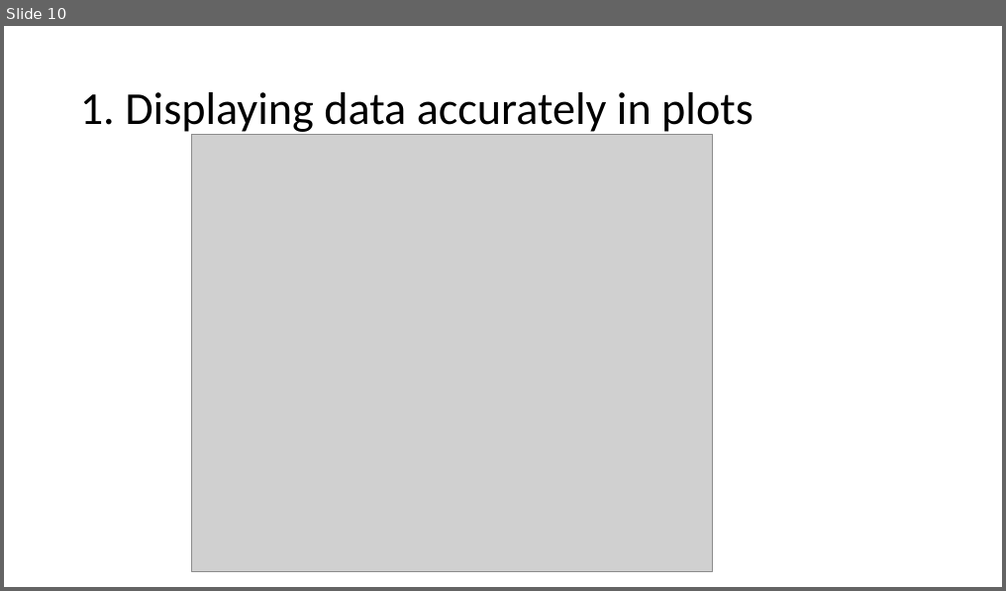
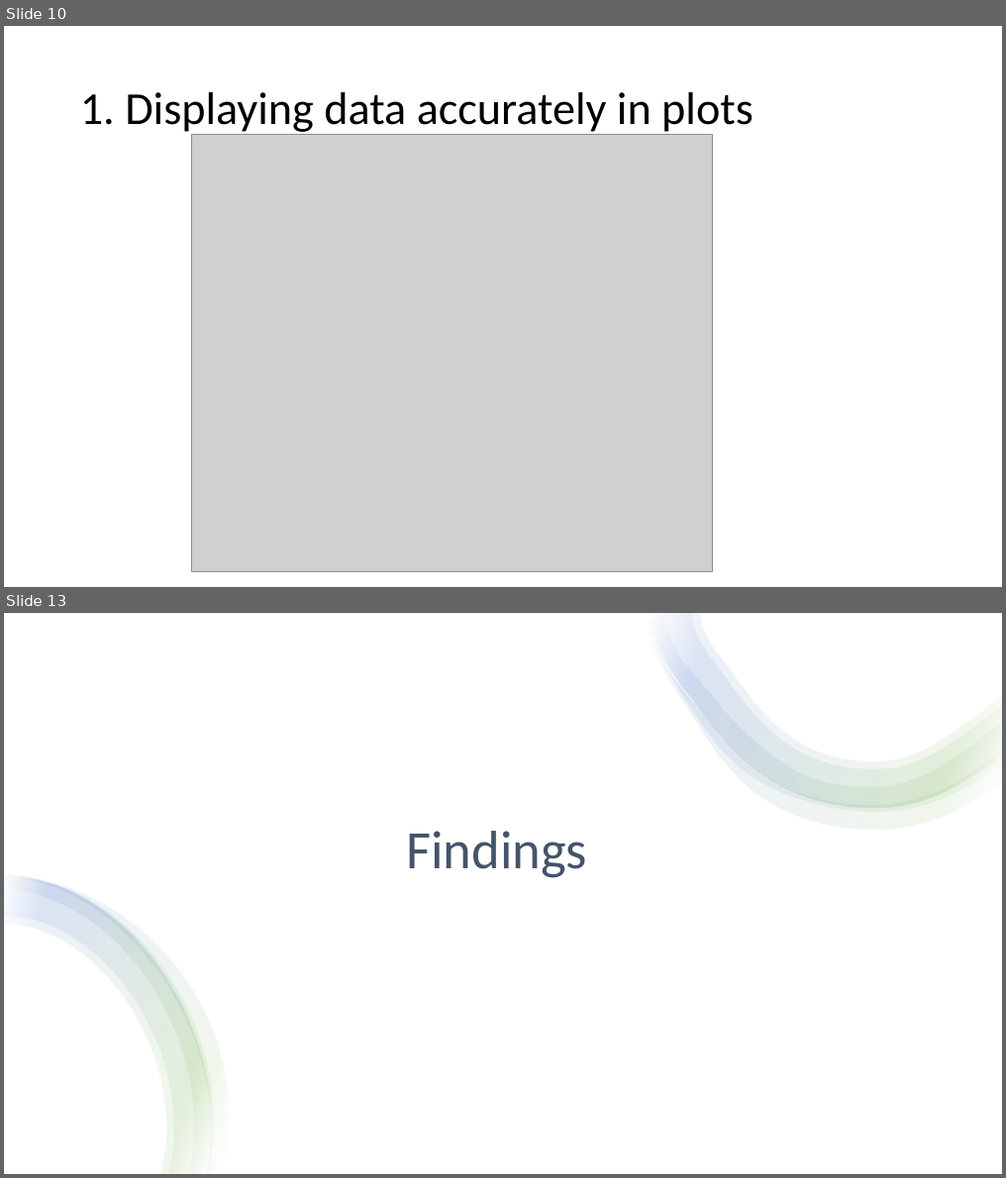
Before and after one commit to apedraza1234/socialfear, a slide deck: class_presentation.pptx. Shown one above the other, each under a label of ours: slide 10 before the commit, slides 10 and 13 after it; the slides between them are not shown. The pictures are 1006x591 and 1006x1178 pixels, drawn with LibreOffice and Linux fonts; fonts in the diff are those of the drawing; grey boxes stand for pictures. Boxes give left, top, right and bottom in pixels: in the first picture for what was removed or moved away, otherwise in the second. Text is boxed around its words. In the diff, an @@ line names an element or a change of style, - is before the commit and + after.

```diff
--- a/class_presentation.pptx
+++ b/class_presentation.pptx
@@ slide 13 added at (x1=4, y1=613, x2=1002, y2=1174), background #FFFFFF @@
@@ rectangle added at (x1=4, y1=613, x2=1002, y2=1174), fill #FFFFFF @@
@@ group added at (x1=648, y1=613, x2=1002, y2=830): 4 freeform shapes @@
@@ title added at (x1=406, y1=831, x2=587, y2=878), 52 pt, text #44546A @@
+Findings
@@ group added at (x1=4, y1=875, x2=229, y2=1174): 4 freeform shapes @@
```
Also in this commit, not shown: 10 slides changed, 3 other slides added, 1 slide removed, 4 other files.
